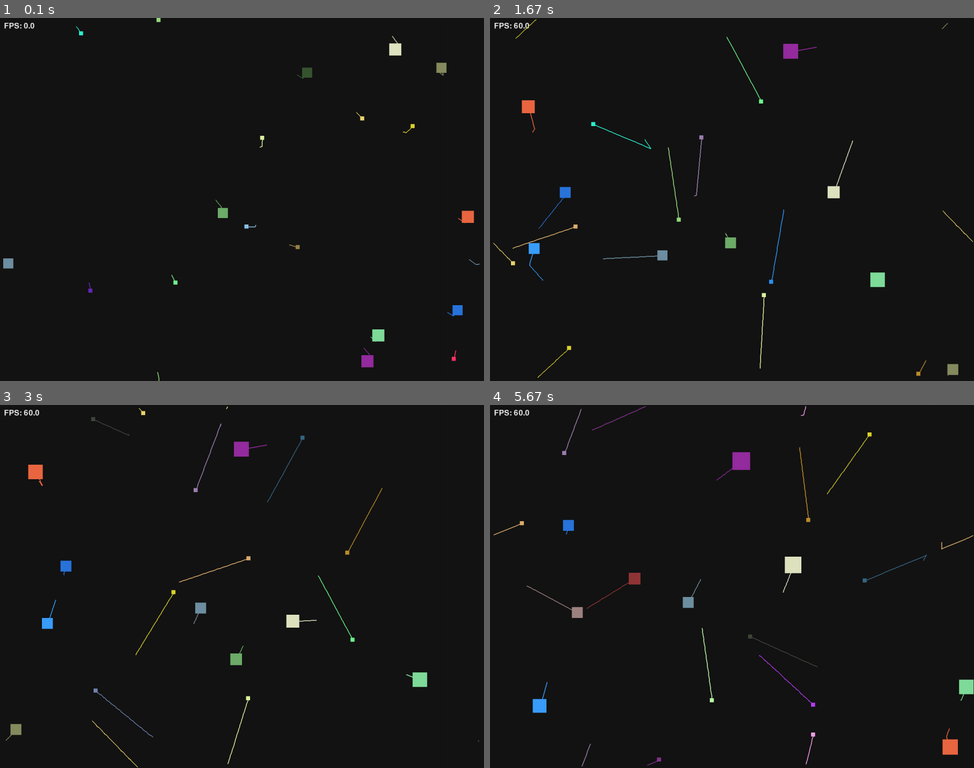
Above: before the commit, frames 1-4 (two rows, left to right).
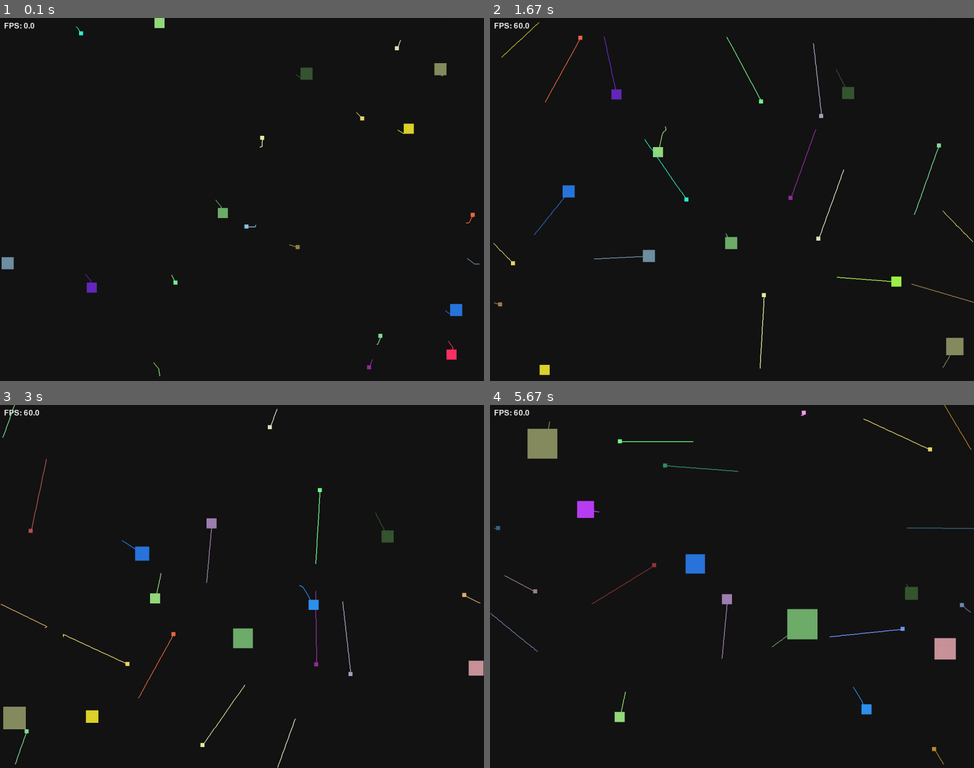
Above: after the commit, the same moments.

Repository: Meaow-09/lab8-pygame
Game: pygame game, started from main.py
The game is run twice, just before and just after one commit, with the same random seed, the same clock (stepped at 60 frames per second) and the same inputs.
Inputs:
- Up to frame 1 (0.1 s): no input
- Up to frame 2 (1.67 s): no input
- Up to frame 3 (3 s): no input
- Up to frame 4 (5.67 s): no input

The runs differ from the first frame. In frame 1, 0.8% of the frame differs, in the area x 0-99%, y 0-100%; in frame 2, 2.4%; in frame 3, 3.2%; in frame 4, 4.3%, in the area x 0-100%, y 0-100%.

Commit message:
exam: q9 - animated growth

Diff:
--- a/main.py
+++ b/main.py
@@ -1,6 +1,8 @@
 import math
 import random
 import pygame
+
+TEST_MODE_ON: bool = True
 
 WIDTH = 1200
 HEIGHT = 900
@@ -19,8 +21,10 @@
 MIN_DETECTION_RANGE = 40
 CHASING_FACTOR = 2
 EATING_FACTOR = 0.2
-
-MIX_SQUARES = [25] * 5 + [10] * 10 + [30] * 4
+GROWTH_SPEED = 0.5
+GROWTH_CACHE = []
+
+MIX_SQUARES = [30] * 4 + [25] * 5 + [10] * 10
 
 
 def init_game() -> tuple[pygame.Surface, pygame.time.Clock, pygame.font.Font]:
@@ -43,7 +47,7 @@
     return MAX_SPEED - normalized * (MAX_SPEED - MIN_SPEED)
 
 
-def create_squares(mix: list, count=0) -> list[dict]:
+def create_squares(count=0, mix: list = []) -> list[dict]:
     """Create square dictionaries with random size, color, position, and velocity."""
     squares = []
     if len(mix) == 0:
@@ -210,6 +214,11 @@
         if speed_direction > 0:
             vx = vx / speed_direction * speed
             vy = vy / speed_direction * speed
+            new_speed = (vx ** 2 + vy ** 2) ** 0.5
+            # avoid too slow speed
+            if new_speed < MIN_SPEED:
+                vx = vx / new_speed * MIN_SPEED
+                vy = vy / new_speed * MIN_SPEED
             speed_xy = (vx, vy)
     return speed_xy
 
@@ -256,6 +265,8 @@
                 square["trail"].pop(0)
             square["trail"].append((square["x"] + (square["size"] / 2), square["y"] + (square["size"] / 2)))
             bounce_square_on_edges(square)
+        eat(square, squares)
+        growth(square, delta_time)
 
     # Apply flee/chase behavior based on snapshots (all squares had the same position at frame start).
     for square_index, square in enumerate(squares):
@@ -263,18 +274,30 @@
         if new_direction is not None:
             square["vx"], square["vy"] = new_direction
 
+
+def eat(square: dict, squares: list[dict]):
     # Eating feature
-    for square in squares:
-        for other in squares:
-            if square == other:
-                continue
-            if check_collision(square, other):
-                if other["size"] < square["size"]:
-                    squares.remove(other)
-                    new = create_square(int(other["size"]))
-                    squares.append(new)
-                    if square["size"] < MAX_SQUARE_SIZE:
-                        square["size"] += other["size"] * EATING_FACTOR
+    for other in squares:
+        if square == other:
+            continue
+        if check_collision(square, other):
+            if other["size"] < square["size"]:
+                squares.remove(other)
+                new = create_square(int(other["size"]))
+                squares.append(new)
+                if square["size"] < MAX_SQUARE_SIZE:
+                    # print(GROWTH_CACHE)
+                    growth_cache = {"square": square, "plus": other["size"] * EATING_FACTOR}
+                    GROWTH_CACHE.append(growth_cache)
+
+
+def growth(square: dict, delta_time: float):
+    for c in GROWTH_CACHE:
+        if c["plus"] <= 0.0 or square["size"] >= MAX_SQUARE_SIZE:
+            GROWTH_CACHE.remove(c)
+        elif square == c["square"]:
+            delta_size = c["plus"] / GROWTH_SPEED * delta_time
+            square["size"] += delta_size
 
 
 def draw_trail(square: dict, surface: pygame.Surface):
@@ -326,8 +349,8 @@
     """Program entrypoint for the square animation demo."""
     # Initialize the window and frame clock once before creating the animated squares.
     screen, clock, hud_font = init_game()
-    # squares = create_squares([],SQUARE_COUNT)
-    squares = create_squares(MIX_SQUARES)
+    # squares = create_squares(count = SQUARE_COUNT)
+    squares = create_squares(mix=MIX_SQUARES)
 
     run_loop(screen, clock, hud_font, squares)
 
Not shown, changed: MY_EXAM.md
